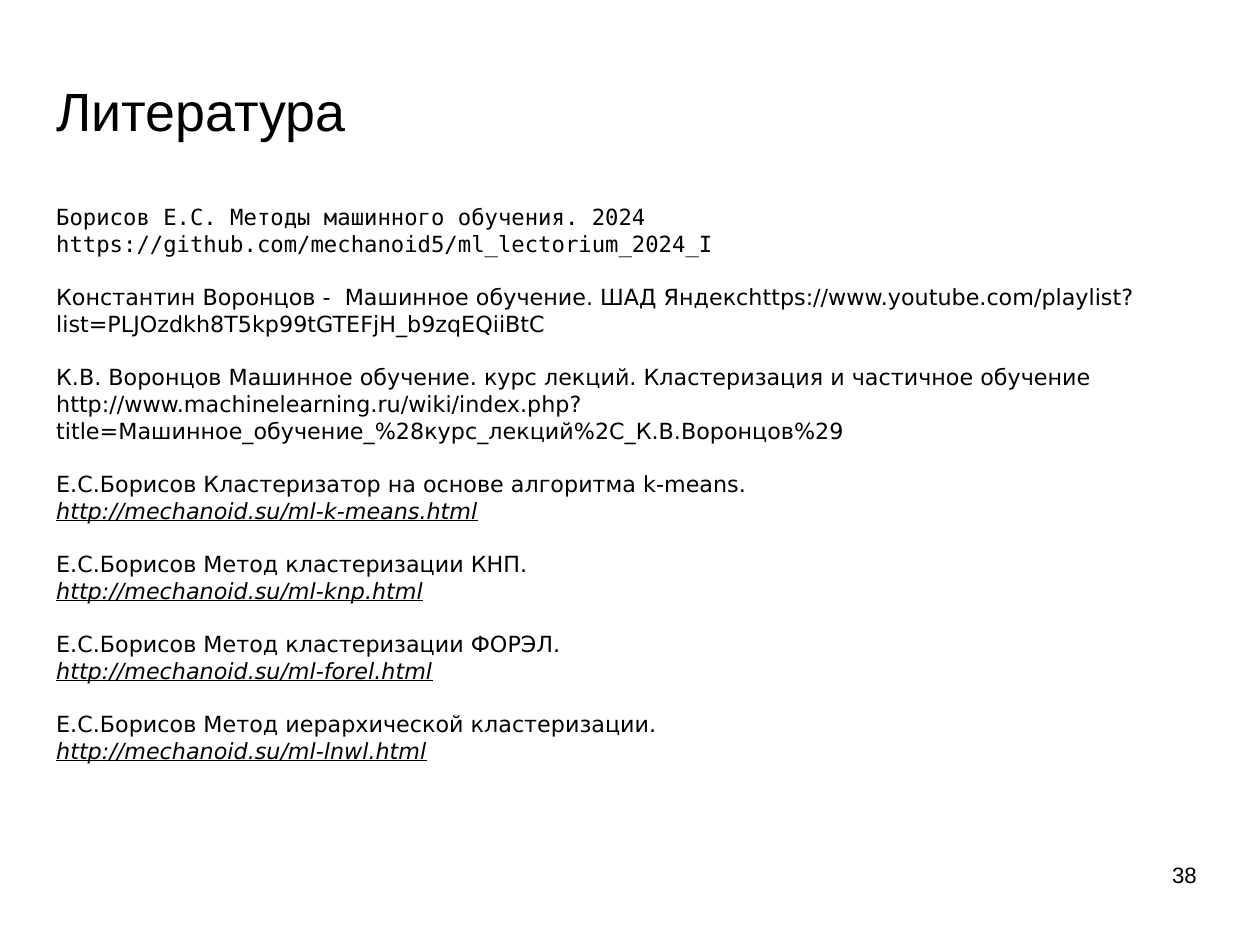
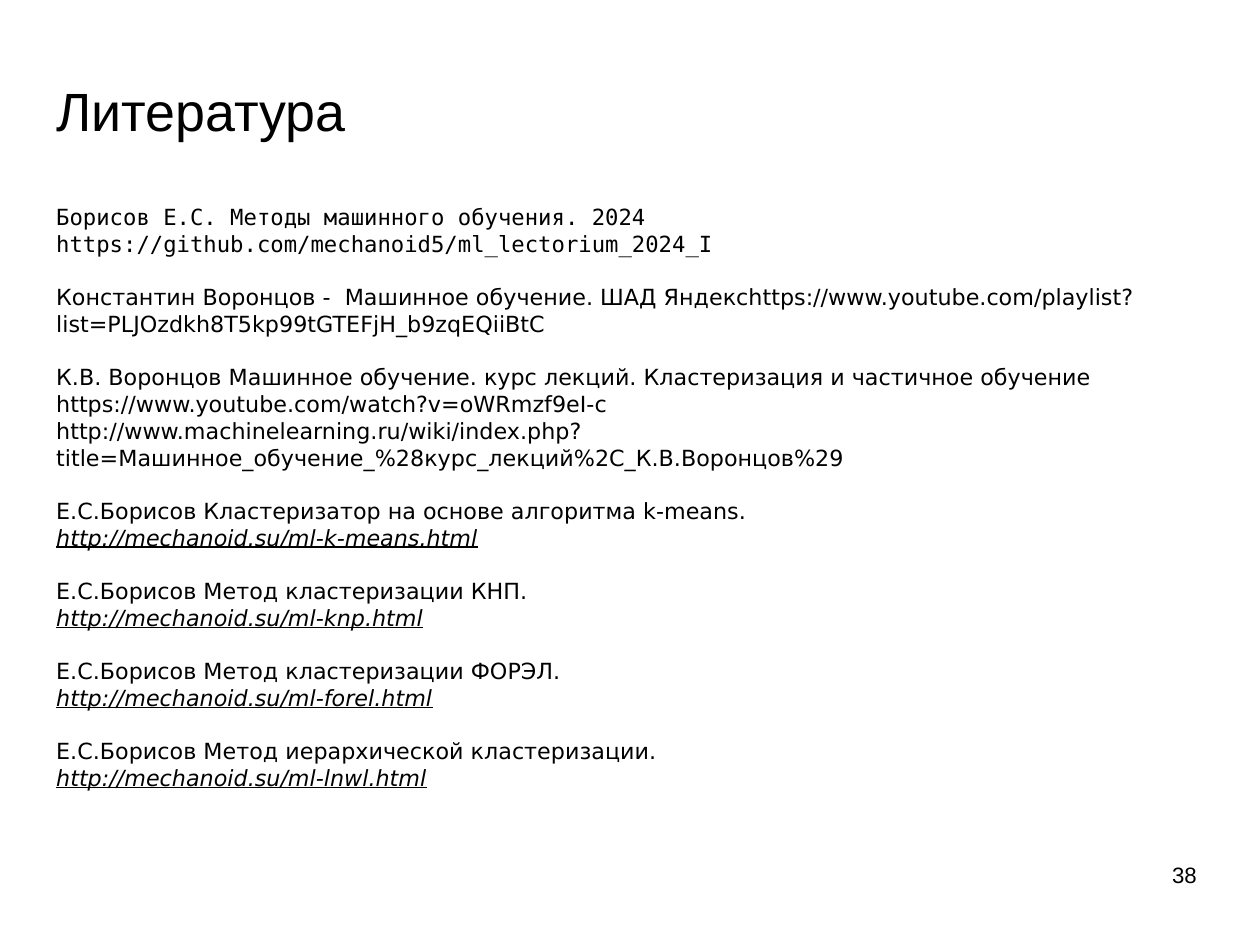
Before and after one commit to mechanoid5/ml_lectorium_2024_I, a slide deck: slide 38 of 07-cluster.odp. Drawn at 1260x945 pixels with LibreOffice and Linux fonts; fonts in the diff are those of the drawing; background and template pictures are left out. Boxes give left, top, right and bottom in pixels: in the first picture for what was removed or moved away, otherwise in the second. Text is boxed around its words. In the diff, an @@ line names an element or a change of style, - is before the commit and + after.

```diff
--- a/07-cluster.odp
+++ b/07-cluster.odp
@@ text at (x1=56, y1=395, x2=607, y2=417): paragraph added @@
+https://www.youtube.com/watch?v=oWRmzf9eI-c
```
Also in this commit, not shown: 11 other files.
